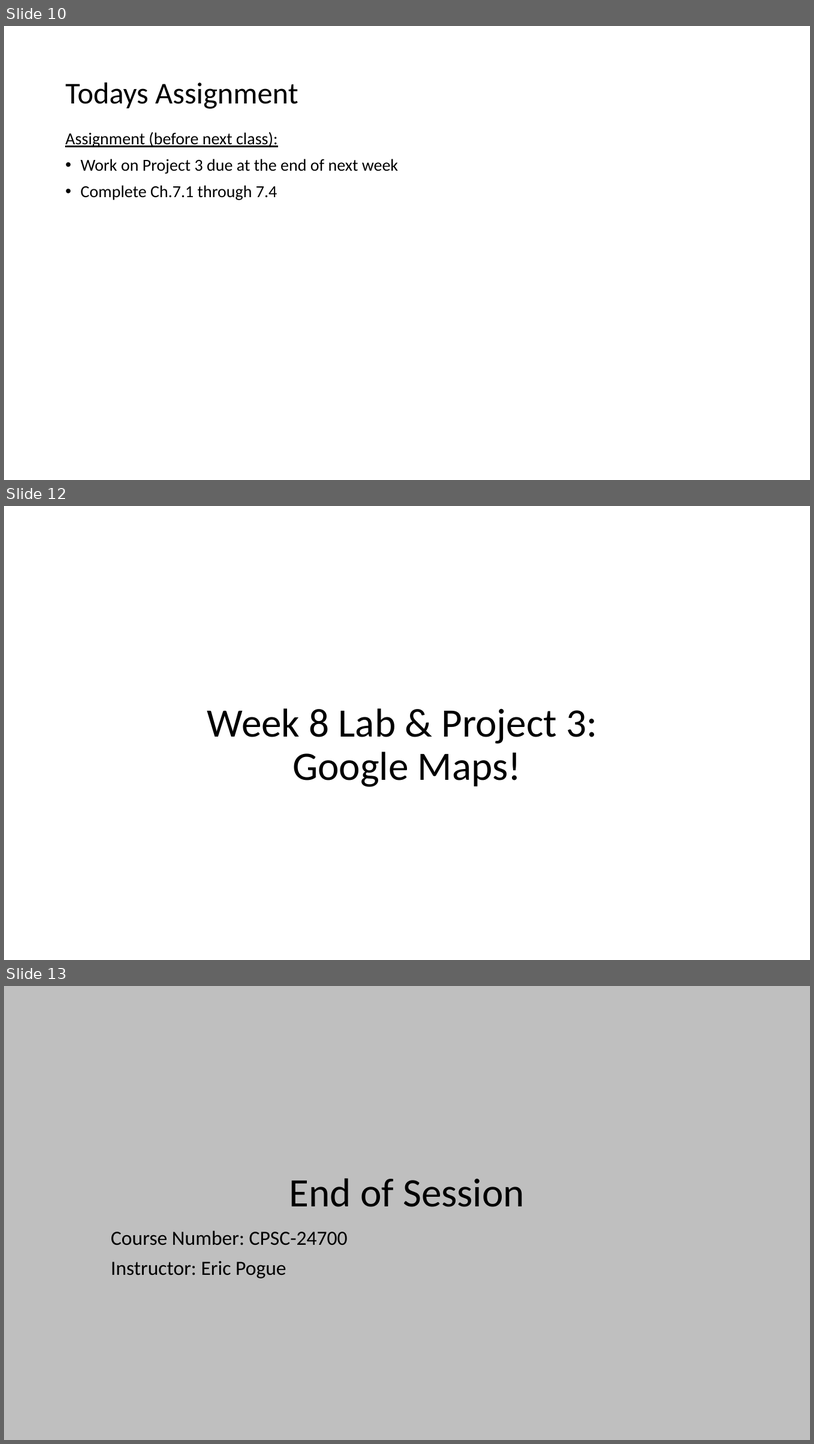
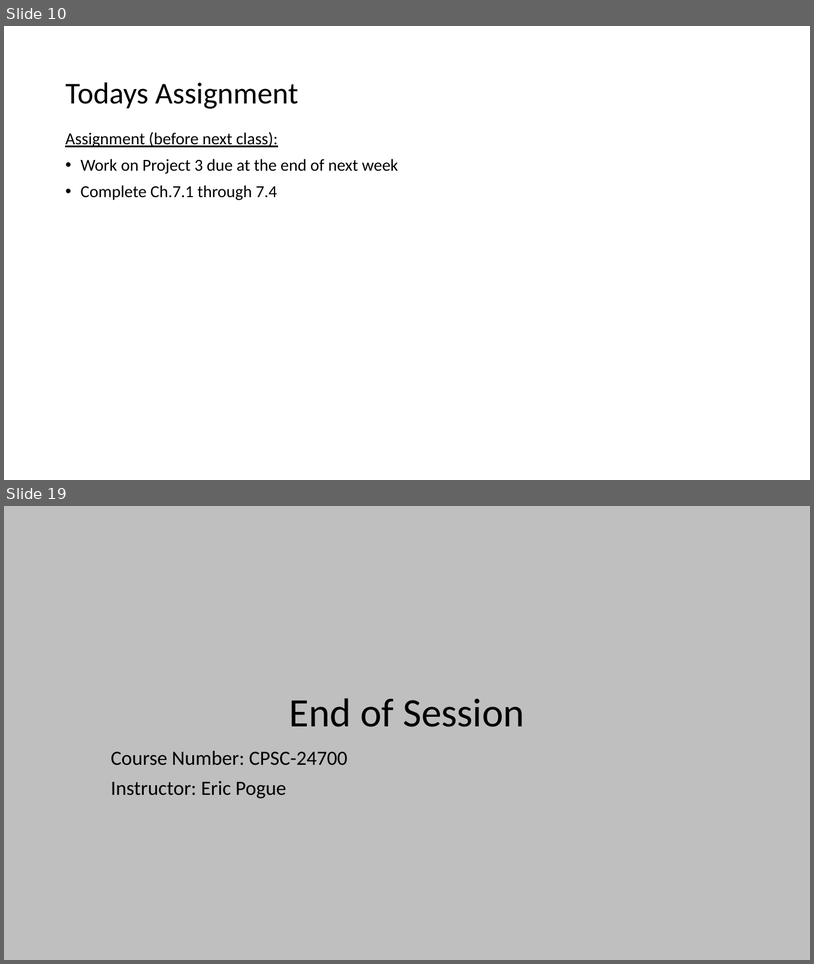
Before and after one commit to EricJPogue/www-epogue-info, a slide deck: CPSC-24700/Presentations/session-21.pptx. Shown one above the other, each under a label of ours: slides 10, 12 and 13 before the commit, slides 10 and 19 after it; the slides between them are not shown. The pictures are 814x1444 and 814x964 pixels, drawn with LibreOffice and Linux fonts; fonts in the diff are those of the drawing. Boxes give left, top, right and bottom in pixels: in the first picture for what was removed or moved away, otherwise in the second. Text is boxed around its words. In the diff, an @@ line names an element or a change of style, - is before the commit and + after.

Commit message:
Update session 21 documents and add google-maps-lite.

```diff
--- a/CPSC-24700/Presentations/session-21.pptx
+++ b/CPSC-24700/Presentations/session-21.pptx
@@ slide 12 removed at bbox=[4, 506, 810, 960], background #FFFFFF @@
@@ title removed at bbox=[207, 708, 597, 787] @@
-Week 8 Lab & Project 3:
-Google Maps!
@@ what was slide 13 is now slide 19 @@
```
Also in this commit, not shown: 2 slides changed, 7 slides added, 4 other files.
